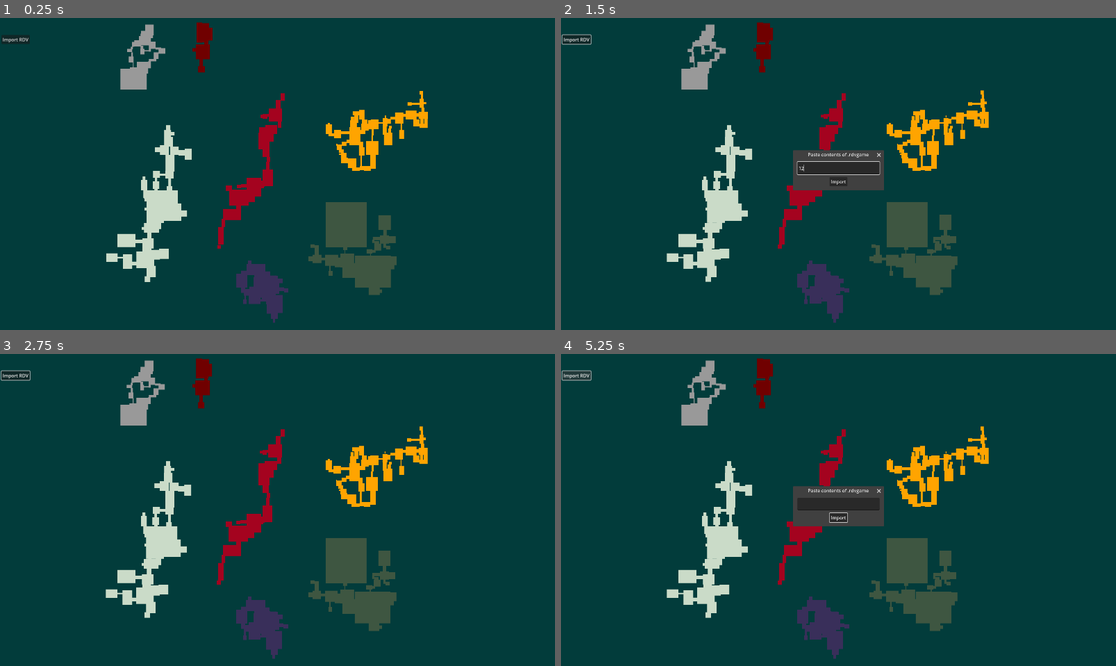
Above: before the commit, frames 1-4 (two rows, left to right).
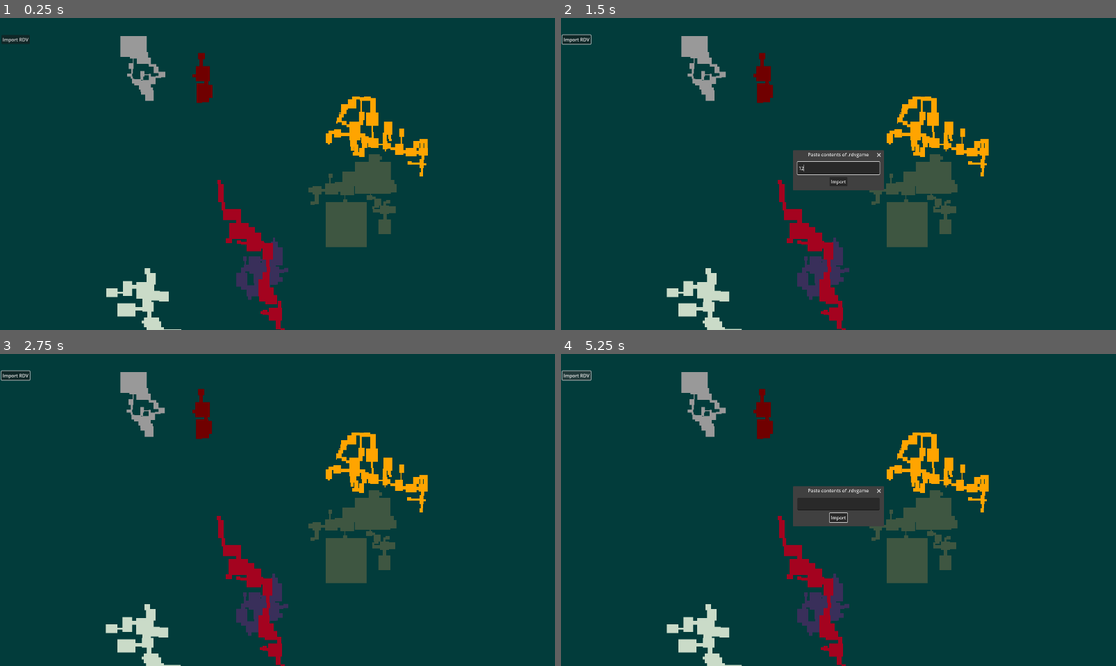
Above: after the commit, the same moments.

Repository: JustinDMS/prime-map-tool
Game: Godot game, scene res://main.tscn
The game is run twice, just before and just after one commit, with the same random seed, the same clock (stepped at 60 frames per second) and the same inputs.
Inputs (mouse positions are in pixels of both pictures, inside the frame that each line leads up to):
- Up to frame 1 (0.25 s): no input
- Up to frame 2 (1.5 s): click "Import RDV" at 0.5 s; click (838, 167) at 1.27 s; type "12" at 1.35 s
- Up to frame 3 (2.75 s): click "Import" at 2 s
- Up to frame 4 (5.25 s): click "Import RDV" at 2.75 s; click (838, 503) at 3.52 s; type "12" at 3.6 s; click "Import" at 4.25 s; click "Import RDV" at 5 s

The runs differ from the first frame. In frame 1, 11% of the frame differs, in the area x 19-78%, y 1-100%; in frame 2, 11%; in frame 3, 11%; in frame 4, 11%.

Commit message:
Refactor Room

Diff:
--- a/scripts/base_room.gd
+++ b/scripts/base_room.gd
@@ -4,8 +4,12 @@
 signal stopped_hover
 signal clicked
 
-const HOVER_COLOR := Color.YELLOW
-const UNREACHABLE_COLOR := Color.WEB_GRAY
+enum State {
+	DEFAULT,
+	HOVERED,
+	UNREACHABLE,
+}
+
 const ROOM_COLOR : Array[Color] = [
 	"#999999",
 	"#FFA400",
@@ -15,9 +19,13 @@
 	"#A4031F",
 	"#700000"
 ]
+const HOVER_COLOR := Color.YELLOW
+const UNREACHABLE_COLOR := Color.WEB_GRAY
 
 var region : int = 0
 var data : RoomData = null
+var state := State.DEFAULT
+var prev_state := State.DEFAULT ## Used to return to after hovering
 var is_hovered : bool = false:
 	set(value):
 		if is_hovered == value:
@@ -38,11 +46,15 @@
 
 func _ready() -> void:
 	set_anchors_preset(Control.PRESET_TOP_LEFT)
+	mouse_entered.connect(room_hover)
+	mouse_exited.connect(room_stop_hover)
+	set_mouse_filter(Control.MOUSE_FILTER_PASS)
+
 	if data:
 		init_room()
 
-func init_room() -> ColorRect:
-	set_color(ROOM_COLOR[region])
+func init_room():
+	region = data.region
 
 	var x1 : float = data.aabb[0]
 	var y1 : float = data.aabb[1]
@@ -57,28 +69,27 @@
 	size.x = abs(x2 - x1)
 	size.y = abs(y2 - y1)
 
-	mouse_entered.connect(room_hover)
-	mouse_exited.connect(room_stop_hover)
-	set_mouse_filter(Control.MOUSE_FILTER_PASS)
+	set_state(State.DEFAULT)
 
-	return self
+func set_state(new_state : State) -> void:
+	prev_state = state
+	state = new_state
 
-func set_region(new_region : int) -> void:
-	region = new_region
-
-func set_region_color() -> void:
-	set_color(ROOM_COLOR[region])
+	match state:
+		State.DEFAULT:
+			set_color(ROOM_COLOR[region])
+		State.HOVERED:
+			set_color(HOVER_COLOR)
+		State.UNREACHABLE:
+			set_color(UNREACHABLE_COLOR)
 
 func room_hover() -> void:
-	set_color(HOVER_COLOR)
+	set_state(State.HOVERED)
 	is_hovered = true
 
 func room_stop_hover() -> void:
-	set_region_color()
+	set_state(prev_state)
 	is_hovered = false
-
-func set_room_unavailable() -> void:
-	set_color(UNREACHABLE_COLOR)
 
 func room_clicked() -> void:
 	print(data.name)
--- a/scripts/world_manager.gd
+++ b/scripts/world_manager.gd
@@ -76,13 +76,14 @@
 		var region := Control.new()
 		add_child(region)
 		region.set_name(region_data["name"])
+		region.scale.y = -1
 
 		for j in region_data["areas"].keys():
 			var room_data := make_room_data(i, j, region_data["areas"][j])
 			world_data[REGION_NAME[i]][j] = room_data
 			room_data.default_node = get_node_data(REGION_NAME[i], j, region_data["areas"][j]["default_node"])
+
 			var room := draw_room(room_data)
-
 			room.started_hover.connect(ui.room_hover)
 			room.stopped_hover.connect(ui.room_stop_hover)
 
@@ -173,7 +174,6 @@
 	const BASE_ROOM : PackedScene = preload("res://resources/base_room.tscn")
 
 	var room := BASE_ROOM.instantiate()
-	room.set_region(room_data.region)
 	room.data = room_data
 
 	return room
@@ -211,7 +211,13 @@
 	var data : RoomData = world_data[REGION_NAME[region]][room_name]
 	return room_map[data]
 
+func set_all_unreachable() -> void:
+	for key in room_map.keys():
+		room_map[key].set_state(Room.State.UNREACHABLE)
+
 func resolve_map(start_node_data : NodeData) -> void:
+	set_all_unreachable()
+
 	var queue : Array[NodeData] = []
 	for n in start_node_data.connections:
 		queue.append(n)
@@ -247,7 +253,7 @@
 	for i in range(Region.MAX):
 		for j in visited_rooms[REGION_NAME[i]]:
 			var room_obj := get_room_obj(i, j)
-			room_obj.set_room_unavailable()
+			room_obj.set_state(Room.State.DEFAULT)
 
 func can_reach_internal(from_node : NodeData, to_node : NodeData) -> bool:
 	var region_data : Dictionary = get_region_data(from_node.region)
